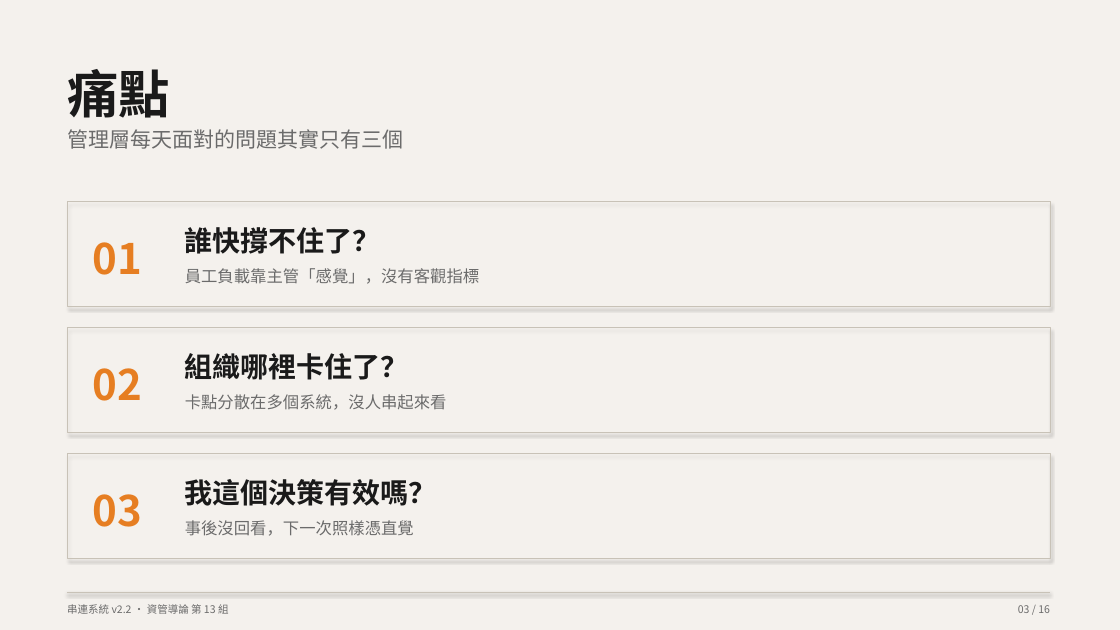
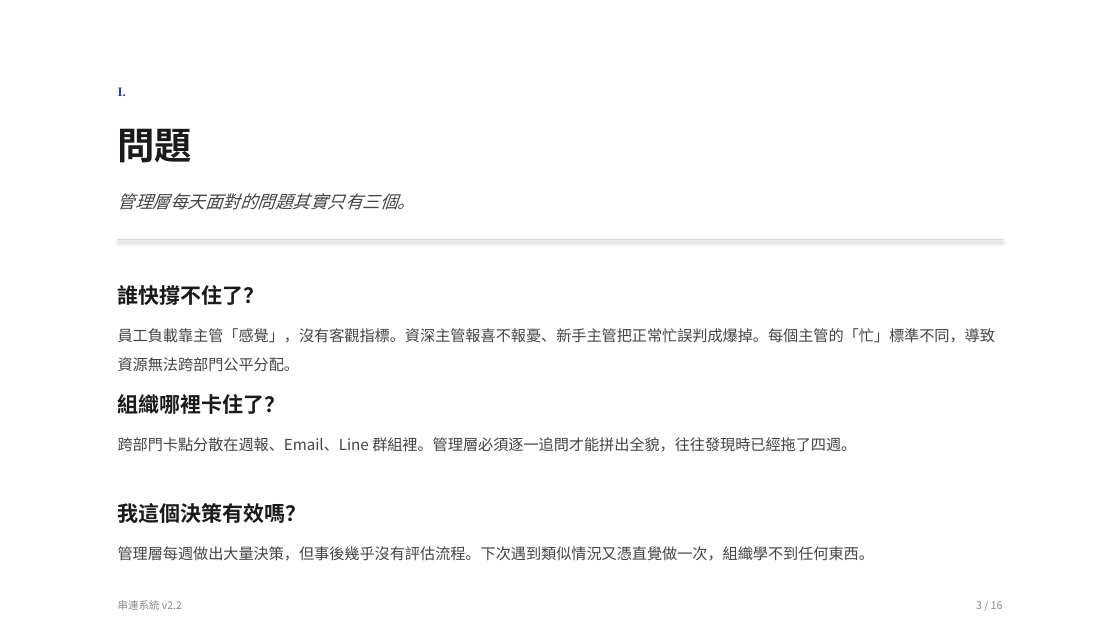
Before and after one commit to Peter2594/chuanlien-system-v2, a slide deck: slide 3 of docs/串連系統_簡報.pptx. Drawn at 1120x630 pixels with LibreOffice and Linux fonts; fonts in the diff are those of the drawing. Boxes give left, top, right and bottom in pixels: in the first picture for what was removed or moved away, otherwise in the second. Text is boxed around its words. In the diff, an @@ line names an element or a change of style, - is before the commit and + after.

```diff
--- a/docs/串連系統_簡報.pptx
+++ b/docs/串連系統_簡報.pptx
@@ rectangle at (0, 0, 1120, 630): fill #F4F1ED to #FFFFFF @@
@@ text removed at (67, 69, 170, 118) @@
-痛點
@@ text added at (118, 87, 126, 96), 11 pt, text #1E40AF, bold @@
+I.
@@ text added at (118, 128, 193, 163), 32 pt, text #1A1A1A, bold @@
+問題
@@ text at (118, 193, 415, 210): text changed; size 18 to 15 pt; text colour #6B6B6B to #444444; italic on @@
-管理層每天面對的問題其實只有三個
+管理層每天面對的問題其實只有三個。
@@ rectangle: place and size @@
-rectangle at (67, 202, 1050, 307)
+rectangle at (118, 239, 1002, 240)
@@ rectangle at (118, 239, 1002, 240): fill none to #CCCCCC; outline #C8C2B7 0.75 pt to none @@
@@ text removed at (92, 242, 142, 275) @@
-01
@@ text removed at (185, 268, 480, 284) @@
-員工負載靠主管「感覺」，沒有客觀指標
@@ size 24 to 18 pt in 3 elements at (118, 503, 307, 523), (118, 394, 286, 414), (118, 285, 265, 305) @@
@@ text "誰快撐不住了？": place and size @@
-text "誰快撐不住了？" at (185, 227, 381, 254)
+text "誰快撐不住了？" at (118, 285, 265, 305)
@@ rectangle removed at (67, 328, 1050, 433) @@
@@ text added at (118, 328, 995, 372), 13 pt, text #444444 @@
+員工負載靠主管「感覺」，沒有客觀指標。資深主管報喜不報憂、新手主管把正常忙誤判成爆掉。每個主管的「忙」標準不同，導致資源無法跨部門公平分配。
@@ text removed at (92, 368, 142, 401) @@
-02
@@ text "組織哪裡卡住了？": place and size @@
-text "組織哪裡卡住了？" at (185, 353, 409, 380)
+text "組織哪裡卡住了？" at (118, 394, 286, 414)
@@ text removed at (185, 394, 447, 410) @@
-卡點分散在多個系統，沒人串起來看
@@ text added at (118, 437, 856, 452), 13 pt, text #444444 @@
+跨部門卡點分散在週報、Email、Line 群組裡。管理層必須逐一追問才能拼出全貌，往往發現時已經拖了四週。
@@ rectangle removed at (67, 454, 1050, 559) @@
@@ text removed at (92, 494, 142, 527) @@
-03
@@ text "我這個決策有效嗎？": place and size @@
-text "我這個決策有效嗎？" at (185, 479, 437, 506)
+text "我這個決策有效嗎？" at (118, 503, 307, 523)
@@ text removed at (185, 520, 414, 536) @@
-事後沒回看，下一次照樣憑直覺
@@ text added at (118, 546, 874, 561), 13 pt, text #444444 @@
+管理層每週做出大量決策，但事後幾乎沒有評估流程。下次遇到類似情況又憑直覺做一次，組織學不到任何東西。
@@ rectangle removed at (67, 592, 1050, 593) @@
@@ text at (118, 600, 182, 610): text changed; text colour #6B6B6B to #888888 @@
-串連系統 v2.2 · 資管導論 第 13 組
+串連系統 v2.2
@@ text at (976, 601, 1003, 609): text changed; text colour #6B6B6B to #888888 @@
-03 / 16
+3 / 16
```
Also in this commit, not shown: 9 other slides changed, 6 slides added, 6 slides removed, 1 other file.
